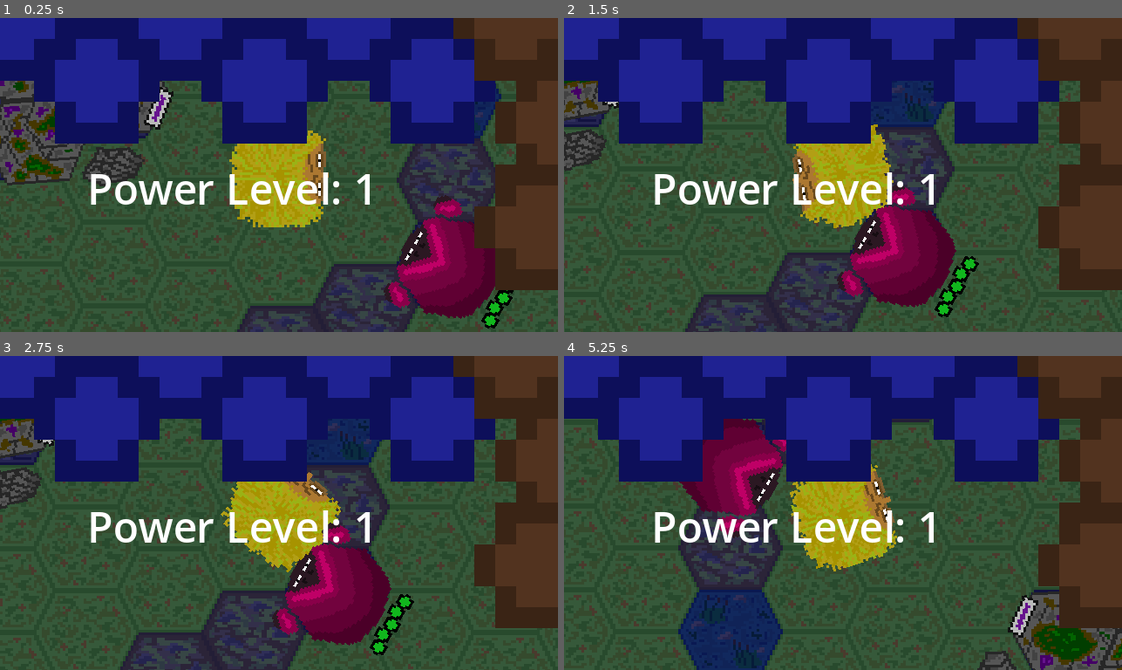
Above: before the commit, frames 1-4 (two rows, left to right).
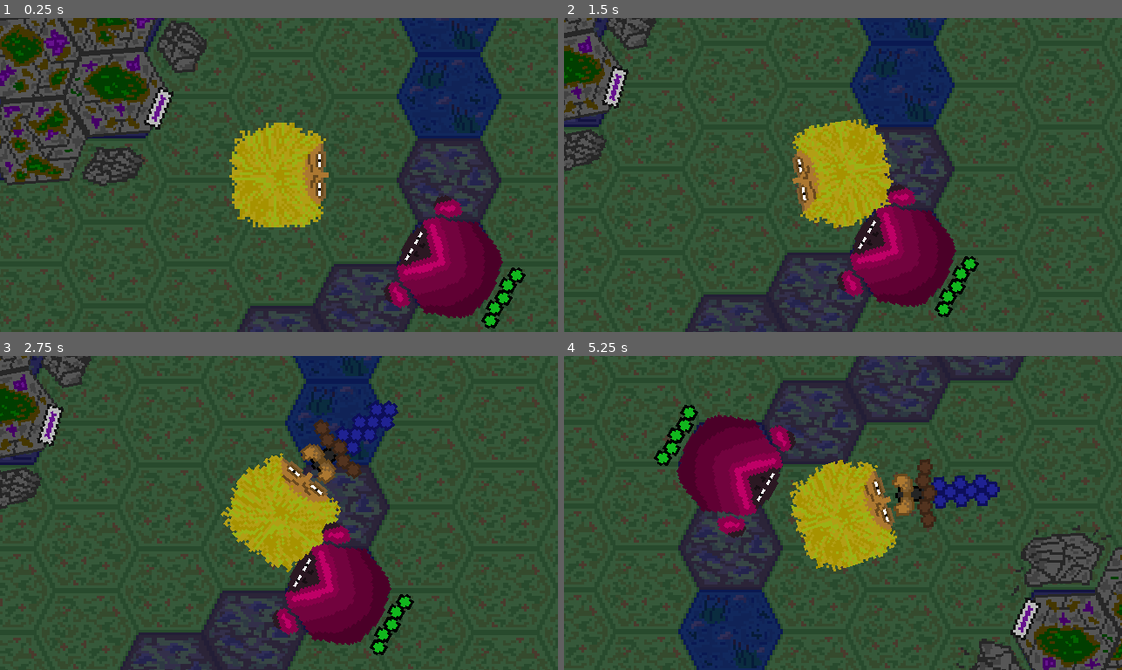
Above: after the commit, the same moments.

Repository: DaniMunteanu/Hexcalibur
Game: Godot game, scene res://Level.tscn
The game is run twice, just before and just after one commit, with the same random seed, the same clock (stepped at 60 frames per second) and the same inputs. The project has no main scene, so this scene is started directly.
Inputs (mouse positions are in pixels of both pictures, inside the frame that each line leads up to):
- Up to frame 1 (0.25 s): no input
- Up to frame 2 (1.5 s): tap Enter at 0.5 s; move the mouse to (965, 159) at 0.52 s; press the mouse at (965, 159) at 0.53 s; hold D (move_right) 0.53-1.28 s; move the mouse to (731, 190) at 1.27 s; release the mouse at (731, 190) at 1.28 s; hold S (move_down) from 1.28 s (still down); click (731, 190) at 1.35 s
- Up to frame 3 (2.75 s): tap Space at 2 s; move the mouse to (334, 443) at 2.02 s; release S (move_down) at 2.03 s; press the mouse at (334, 443) at 2.03 s; hold D (move_right) from 2.03 s (still down)
- Up to frame 4 (5.25 s): move the mouse to (815, 575) at 2.77 s; release D (move_right) at 2.78 s; release the mouse at (815, 575) at 2.78 s; hold W (move_up) 2.78-3.53 s; click (815, 575) at 2.85 s; move the mouse to (1010, 560) at 3.52 s; press the mouse at (1010, 560) at 3.53 s; hold A (move_left) 3.53-5.03 s; move the mouse to (675, 465) at 4.27 s; release the mouse at (675, 465) at 4.28 s; click (675, 465) at 4.35 s; tap Enter at 5 s; move the mouse to (870, 513) at 5.02 s; press the mouse at (870, 513) at 5.03 s; hold S (move_down) from 5.03 s (still down)

The runs differ from the first frame. In frame 1, 39% of the frame differs, in the area x 0-100%, y 0-87%; in frame 2, 39%; in frame 3, 40%; in frame 4, 43%, in the area x 0-100%, y 0-100%.

Commit message:
First combat phase complete

Diff:
--- a/Hexcalibur/Cultist.tscn
+++ b/Hexcalibur/Cultist.tscn
@@ -17,6 +17,43 @@
 
 [sub_resource type="CircleShape2D" id="CircleShape2D_c03la"]
 radius = 19.0263
+
+[sub_resource type="Animation" id="Animation_rr0hi"]
+resource_name = "Hit"
+step = 0.0
+tracks/0/type = "value"
+tracks/0/imported = false
+tracks/0/enabled = true
+tracks/0/path = NodePath("Cultist:self_modulate")
+tracks/0/interp = 1
+tracks/0/loop_wrap = true
+tracks/0/keys = {
+"times": PackedFloat32Array(0, 0.25, 0.5, 0.75, 1),
+"transitions": PackedFloat32Array(1, 1, 1, 1, 1),
+"update": 0,
+"values": [Color(1, 1, 1, 1), Color(1, 1, 1, 0), Color(1, 1, 1, 1), Color(1, 1, 1, 0), Color(1, 1, 1, 1)]
+}
+
+[sub_resource type="Animation" id="Animation_8ler5"]
+length = 0.001
+tracks/0/type = "value"
+tracks/0/imported = false
+tracks/0/enabled = true
+tracks/0/path = NodePath("Cultist:self_modulate")
+tracks/0/interp = 1
+tracks/0/loop_wrap = true
+tracks/0/keys = {
+"times": PackedFloat32Array(0),
+"transitions": PackedFloat32Array(1),
+"update": 0,
+"values": [Color(1, 1, 1, 1)]
+}
+
+[sub_resource type="AnimationLibrary" id="AnimationLibrary_7pyhg"]
+_data = {
+"Hit": SubResource("Animation_rr0hi"),
+"RESET": SubResource("Animation_8ler5")
+}
 
 [node name="Cultist" type="CharacterBody2D"]
 z_index = 1
@@ -59,4 +96,9 @@
 max_health = 25
 current_health = 25
 
+[node name="AnimationPlayer" type="AnimationPlayer" parent="."]
+libraries = {
+"": SubResource("AnimationLibrary_7pyhg")
+}
+
 [connection signal="received_damage" from="Hurtbox" to="Health" method="_on_hurtbox_received_damage"]
--- a/Hexcalibur/Level.tscn
+++ b/Hexcalibur/Level.tscn
@@ -107,3 +107,6 @@
 [node name="Cultist6" parent="Cultists" instance=ExtResource("4_n6ghc")]
 position = Vector2(176, 109)
 rotation = 5.23599
+
+[node name="RespawnPoint" type="Marker2D" parent="."]
+position = Vector2(560, 204)
--- a/Hexcalibur/Monster.tscn
+++ b/Hexcalibur/Monster.tscn
@@ -6,10 +6,11 @@
 [ext_resource type="PackedScene" uid="uid://dayw0x1d2hd3j" path="res://ElementsUI/MonsterHPBar.tscn" id="2_h3epq"]
 [ext_resource type="Script" path="res://Hurtbox.gd" id="4_aqyi8"]
 [ext_resource type="Script" path="res://Hitbox.gd" id="5_qs0qc"]
+[ext_resource type="Script" path="res://Health.gd" id="7_o0kqj"]
 
 [sub_resource type="Animation" id="Animation_k30rp"]
 resource_name = "MeleeAttack"
-length = 3.4
+length = 3.5
 step = 0.0
 tracks/0/type = "value"
 tracks/0/imported = false
@@ -102,14 +103,17 @@
 tracks/7/interp = 1
 tracks/7/loop_wrap = true
 tracks/7/keys = {
-"times": PackedFloat32Array(2.5, 3.4),
-"transitions": PackedFloat32Array(1, 1),
+"times": PackedFloat32Array(2.5, 3.4, 3.5),
+"transitions": PackedFloat32Array(1, 1, 1),
 "values": [{
 "args": [],
 "method": &"lock_in"
 }, {
 "args": [],
 "method": &"lock_out"
+}, {
+"args": [],
+"method": &"start_attack_timer"
 }]
 }
 tracks/8/type = "value"
@@ -283,6 +287,7 @@
 vframes = 5
 
 [node name="Monster" type="Sprite2D" parent="."]
+z_index = 3
 position = Vector2(12, 4)
 texture = ExtResource("1_16xur")
 hframes = 2
@@ -313,4 +318,20 @@
 
 [node name="CollisionPolygon2D" type="CollisionPolygon2D" parent="Hitbox"]
 
+[node name="Health" type="Node" parent="."]
+script = ExtResource("7_o0kqj")
+max_health = 100
+current_health = 100
+
+[node name="InvincibilityTimer" type="Timer" parent="."]
+one_shot = true
+
+[node name="AttackTimer" type="Timer" parent="."]
+wait_time = 3.0
+one_shot = true
+autostart = true
+
+[connection signal="received_damage" from="Hurtbox" to="Health" method="_on_hurtbox_received_damage"]
 [connection signal="area_entered" from="Hitbox" to="." method="_on_hitbox_area_entered"]
+[connection signal="timeout" from="InvincibilityTimer" to="." method="_on_invincibility_timer_timeout"]
+[connection signal="timeout" from="AttackTimer" to="." method="_on_attack_timer_timeout"]
--- a/Hexcalibur/Player.tscn
+++ b/Hexcalibur/Player.tscn
@@ -1,15 +1,53 @@
-[gd_scene load_steps=7 format=3 uid="uid://bmoiexwkuhvo7"]
+[gd_scene load_steps=11 format=3 uid="uid://bmoiexwkuhvo7"]
 
 [ext_resource type="Texture2D" uid="uid://88wa4w3vry1b" path="res://Sprites/Player.png" id="1_gw8v1"]
 [ext_resource type="Script" path="res://player.gd" id="1_lmckc"]
-[ext_resource type="PackedScene" uid="uid://bug32rfvpl1fr" path="res://ElementsUI/SwordDisplay.tscn" id="2_vxgdk"]
 [ext_resource type="Script" path="res://Hurtbox.gd" id="4_drnyh"]
+[ext_resource type="PackedScene" uid="uid://ba85ukyoa55vl" path="res://Sword.tscn" id="5_xob20"]
+[ext_resource type="Script" path="res://Health.gd" id="6_w1mfg"]
 
 [sub_resource type="CircleShape2D" id="CircleShape2D_6nhuu"]
 radius = 19.0
 
 [sub_resource type="CircleShape2D" id="CircleShape2D_5pdf3"]
 radius = 19.0263
+
+[sub_resource type="Animation" id="Animation_o4apu"]
+resource_name = "Hit"
+step = 0.0
+tracks/0/type = "value"
+tracks/0/imported = false
+tracks/0/enabled = true
+tracks/0/path = NodePath(".:modulate")
+tracks/0/interp = 1
+tracks/0/loop_wrap = true
+tracks/0/keys = {
+"times": PackedFloat32Array(0, 0.25, 0.5, 0.75, 1),
+"transitions": PackedFloat32Array(1, 1, 1, 1, 1),
+"update": 0,
+"values": [Color(1, 1, 1, 1), Color(1, 1, 1, 0), Color(1, 1, 1, 1), Color(1, 1, 1, 0), Color(1, 1, 1, 1)]
+}
+
+[sub_resource type="Animation" id="Animation_1b27h"]
+length = 0.001
+tracks/0/type = "value"
+tracks/0/imported = false
+tracks/0/enabled = true
+tracks/0/path = NodePath(".:modulate")
+tracks/0/interp = 1
+tracks/0/loop_wrap = true
+tracks/0/keys = {
+"times": PackedFloat32Array(0),
+"transitions": PackedFloat32Array(1),
+"update": 0,
+"values": [Color(1, 1, 1, 1)]
+}
+
+[sub_resource type="AnimationLibrary" id="AnimationLibrary_7tx0b"]
+_data = {
+"Hit": SubResource("Animation_o4apu"),
+"RESET": SubResource("Animation_1b27h")
+}
 
 [node name="Player" type="CharacterBody2D"]
 z_index = 1
@@ -27,8 +65,6 @@
 
 [node name="CanvasLayer" type="CanvasLayer" parent="Camera2D"]
 
-[node name="SwordDisplay" parent="Camera2D/CanvasLayer" instance=ExtResource("2_vxgdk")]
-
 [node name="CollisionShape2D" type="CollisionShape2D" parent="."]
 visible = false
 shape = SubResource("CircleShape2D_6nhuu")
@@ -41,3 +77,23 @@
 
 [node name="CollisionShape2D" type="CollisionShape2D" parent="Hurtbox"]
 shape = SubResource("CircleShape2D_5pdf3")
+
+[node name="Sword" parent="." instance=ExtResource("5_xob20")]
+position = Vector2(25, 0)
+
+[node name="Health" type="Node" parent="."]
+script = ExtResource("6_w1mfg")
+max_health = 1
+current_health = 1
+
+[node name="AnimationPlayer" type="AnimationPlayer" parent="."]
+libraries = {
+"": SubResource("AnimationLibrary_7tx0b")
+}
+
+[node name="InvincibilityTimer" type="Timer" parent="."]
+one_shot = true
+
+[connection signal="received_damage" from="Hurtbox" to="Health" method="_on_hurtbox_received_damage"]
+[connection signal="health_depleted" from="Health" to="." method="_on_health_health_depleted"]
+[connection signal="timeout" from="InvincibilityTimer" to="." method="_on_invincibility_timer_timeout"]
--- a/Hexcalibur/Sword.tscn
+++ b/Hexcalibur/Sword.tscn
@@ -1,6 +1,7 @@
-[gd_scene load_steps=12 format=3 uid="uid://ba85ukyoa55vl"]
+[gd_scene load_steps=13 format=3 uid="uid://ba85ukyoa55vl"]
 
 [ext_resource type="Texture2D" uid="uid://dof0cjc0m1c7w" path="res://Sprites/Sword.png" id="1_g4dm0"]
+[ext_resource type="Script" path="res://sword.gd" id="1_hu1dt"]
 [ext_resource type="Script" path="res://Hitbox.gd" id="2_qghwj"]
 
 [sub_resource type="CapsuleShape2D" id="CapsuleShape2D_tj33o"]
@@ -9,7 +10,7 @@
 
 [sub_resource type="Animation" id="Animation_gdnrr"]
 resource_name = "Attack1"
-length = 0.5
+length = 0.25
 loop_mode = 2
 step = 0.0
 tracks/0/type = "value"
@@ -31,10 +32,10 @@
 tracks/1/interp = 1
 tracks/1/loop_wrap = true
 tracks/1/keys = {
-"times": PackedFloat32Array(0, 0.5),
-"transitions": PackedFloat32Array(1, 1),
-"update": 0,
-"values": [-1.0472, 1.0472]
+"times": PackedFloat32Array(0, 0.25),
+"transitions": PackedFloat32Array(1, 1),
+"update": 0,
+"values": [1.0472, 2.0944]
 }
 tracks/2/type = "value"
 tracks/2/imported = false
@@ -109,7 +110,7 @@
 "times": PackedFloat32Array(0, 0.001),
 "transitions": PackedFloat32Array(1, 1),
 "update": 0,
-"values": [-1.0472, 0.0]
+"values": [1.5708, 0.0]
 }
 tracks/3/type = "value"
 tracks/3/imported = false
@@ -138,7 +139,7 @@
 
 [sub_resource type="Animation" id="Animation_6hlf2"]
 resource_name = "Attack2"
-length = 0.5
+length = 0.25
 loop_mode = 2
 step = 0.0
 tracks/0/type = "value"
@@ -160,10 +161,10 @@
 tracks/1/interp = 1
 tracks/1/loop_wrap = true
 tracks/1/keys = {
-"times": PackedFloat32Array(0, 0.5),
-"transitions": PackedFloat32Array(1, 1),
-"update": 0,
-"values": [-1.0472, 1.0472]
+"times": PackedFloat32Array(0, 0.25),
+"transitions": PackedFloat32Array(1, 1),
+"update": 0,
+"values": [1.0472, 2.0944]
 }
 tracks/2/type = "value"
 tracks/2/imported = false
@@ -204,7 +205,7 @@
 
 [sub_resource type="Animation" id="Animation_xj03l"]
 resource_name = "Attack3"
-length = 0.5
+length = 0.25
 loop_mode = 2
 step = 0.0
 tracks/0/type = "value"
@@ -226,10 +227,10 @@
 tracks/1/interp = 1
 tracks/1/loop_wrap = true
 tracks/1/keys = {
-"times": PackedFloat32Array(0, 0.5),
-"transitions": PackedFloat32Array(1, 1),
-"update": 0,
-"values": [-1.0472, 1.0472]
+"times": PackedFloat32Array(0, 0.25),
+"transitions": PackedFloat32Array(1, 1),
+"update": 0,
+"values": [1.0472, 2.0944]
 }
 tracks/2/type = "value"
 tracks/2/imported = false
@@ -270,7 +271,7 @@
 
 [sub_resource type="Animation" id="Animation_lkhit"]
 resource_name = "Attack4"
-length = 0.5
+length = 0.25
 loop_mode = 2
 step = 0.0
 tracks/0/type = "value"
@@ -292,10 +293,10 @@
 tracks/1/interp = 1
 tracks/1/loop_wrap = true
 tracks/1/keys = {
-"times": PackedFloat32Array(0, 0.5),
-"transitions": PackedFloat32Array(1, 1),
-"update": 0,
-"values": [-1.0472, 1.0472]
+"times": PackedFloat32Array(0, 0.25),
+"transitions": PackedFloat32Array(1, 1),
+"update": 0,
+"values": [1.0472, 2.0944]
 }
 tracks/2/type = "value"
 tracks/2/imported = false
@@ -336,7 +337,7 @@
 
 [sub_resource type="Animation" id="Animation_g654n"]
 resource_name = "Attack5"
-length = 0.5
+length = 0.25
 loop_mode = 2
 step = 0.0
 tracks/0/type = "value"
@@ -358,10 +359,10 @@
 tracks/1/interp = 1
 tracks/1/loop_wrap = true
 tracks/1/keys = {
-"times": PackedFloat32Array(0, 0.5),
-"transitions": PackedFloat32Array(1, 1),
-"update": 0,
-"values": [-1.0472, 1.0472]
+"times": PackedFloat32Array(0, 0.25),
+"transitions": PackedFloat32Array(1, 1),
+"update": 0,
+"values": [1.0472, 2.0944]
 }
 tracks/2/type = "value"
 tracks/2/imported = false
@@ -402,7 +403,7 @@
 
 [sub_resource type="Animation" id="Animation_1aqtm"]
 resource_name = "Attack6"
-length = 0.5
+length = 0.25
 loop_mode = 2
 step = 0.0
 tracks/0/type = "value"
@@ -424,10 +425,10 @@
 tracks/1/interp = 1
 tracks/1/loop_wrap = true
 tracks/1/keys = {
-"times": PackedFloat32Array(0, 0.5),
-"transitions": PackedFloat32Array(1, 1),
-"update": 0,
-"values": [-1.0472, 1.0472]
+"times": PackedFloat32Array(0, 0.25),
+"transitions": PackedFloat32Array(1, 1),
+"update": 0,
+"values": [1.0472, 2.0944]
 }
 tracks/2/type = "value"
 tracks/2/imported = false
@@ -479,7 +480,8 @@
 
 [node name="Sword" type="Node2D"]
 visible = false
-rotation = -1.0472
+rotation = 1.5708
+script = ExtResource("1_hu1dt")
 
 [node name="Sword" type="Sprite2D" parent="."]
 texture = ExtResource("1_g4dm0")
@@ -499,3 +501,5 @@
 
 [node name="CollisionShape2D" type="CollisionShape2D" parent="Hitbox"]
 position = Vector2(0, -23)
+
+[connection signal="area_entered" from="Hitbox" to="." method="_on_hitbox_area_entered"]
--- a/Hexcalibur/cultist.gd
+++ b/Hexcalibur/cultist.gd
@@ -2,6 +2,7 @@
 
 @onready var health: Health = $Health
 @onready var cultist_hp_bar: TextureProgressBar = $CultistHPBar
+@onready var animation_player: AnimationPlayer = $AnimationPlayer
 
 func init_health_bar():
 	cultist_hp_bar.max_value = health.max_health
@@ -9,6 +10,7 @@
 
 func _update_health_bar(diff: int):
 	cultist_hp_bar.value = health.current_health
+	animation_player.play("Hit")
 
 func _ready() -> void:
 	init_health_bar()
--- a/Hexcalibur/monster.gd
+++ b/Hexcalibur/monster.gd
@@ -1,9 +1,12 @@
 extends CharacterBody2D
 
 @onready var player = get_parent().get_node("Player")
-
 @onready var animation_player: AnimationPlayer = $AnimationPlayer
-@onready var hitbox: Hitbox = $Hitbox
+@onready var hurtbox: Hurtbox = $Hurtbox
+@onready var health: Health = $Health
+@onready var monster_hp_bar: TextureProgressBar = $MonsterHPBar
+@onready var invincibility_timer: Timer = $InvincibilityTimer
+@onready var attack_timer: Timer = $AttackTimer
 
 var locked_in : bool = false
 
@@ -20,12 +23,37 @@
 func melee_attack():
 	animation_player.play("MeleeAttack")
 
+func init_health_bar():
+	monster_hp_bar.max_value = health.max_health
+	monster_hp_bar.value = health.current_health
+
+	monster_hp_bar.get_node("MonsterHPBarSecondary").max_value = health.max_health
+	monster_hp_bar.get_node("MonsterHPBarSecondary").value = health.current_health
+
+func _update_health_bar(diff: int):
+	hurtbox.set_collision_layer_value(3,false)
+	invincibility_timer.start()
+
+	monster_hp_bar.value = health.current_health
+
+	await get_tree().create_timer(0.5).timeout
+	monster_hp_bar.get_node("MonsterHPBarSecondary").value = health.current_health
+
+func start_attack_timer():
+	attack_timer.start()
+
 func _ready() -> void:
-	await get_tree().create_timer(5).timeout
-	melee_attack()
+	init_health_bar()
+	health.health_changed.connect(_update_health_bar)
 
 func _physics_process(delta: float) -> void:
 	follow_player()
 
 func _on_hitbox_area_entered(hurtbox: Hurtbox) -> void:
 	hurtbox.take_damage(5)
+
+func _on_invincibility_timer_timeout() -> void:
+	hurtbox.set_collision_layer_value(3,true)
+
+func _on_attack_timer_timeout() -> void:
+	melee_attack()
--- a/Hexcalibur/player.gd
+++ b/Hexcalibur/player.gd
@@ -1,4 +1,11 @@
 extends CharacterBody2D
+
+@onready var sword: Node2D = $Sword
+@onready var respawn_point = get_parent().get_node("RespawnPoint")
+@onready var animation_player: AnimationPlayer = $AnimationPlayer
+@onready var health: Health = $Health
+@onready var hurtbox: Hurtbox = $Hurtbox
+@onready var invincibility_timer: Timer = $InvincibilityTimer
 
 const SPEED = 200.0
 
@@ -13,7 +20,31 @@
 func update_orientation():
 	look_at(get_global_mouse_position())
 
+func _input(event: InputEvent) -> void:
+	if event.is_action_pressed("attack") && is_alive:
+		sword.attack()
+	if event.is_action_released("attack"):
+		sword.stop_attacking()
+
+func respawn():
+	global_position = respawn_point.global_position
+	health.current_health = 1
+	is_alive = true
+	animation_player.play("Hit")
+
 func _physics_process(delta: float) -> void:
 	if is_alive:
 		update_movement()
 		update_orientation()
+
+func _on_health_health_depleted() -> void:
+	hurtbox.set_collision_layer_value(3,false)
+	invincibility_timer.start()
+
+	is_alive = false
+	sword.stop_attacking()
+	sword.upgrade()
+	respawn()
+
+func _on_invincibility_timer_timeout() -> void:
+	hurtbox.set_collision_layer_value(3,true)
--- /dev/null
+++ b/Hexcalibur/sword.gd
@@ -0,0 +1,18 @@
+extends Node2D
+
+@onready var animation_player: AnimationPlayer = $AnimationPlayer
+
+var power_level : int = 1
+
+func upgrade():
+	if power_level < 6:
+		power_level += 1
+
+func _on_hitbox_area_entered(hurtbox: Hurtbox) -> void:
+	hurtbox.take_damage(power_level)
+
+func attack():
+	animation_player.play("Attack" + str(power_level))
+
+func stop_attacking():
+	animation_player.play("RESET")
Not shown: 1 places in Hexcalibur/Cultist.tscn that only renumber resources
Not shown: 1 places in Hexcalibur/Monster.tscn that only renumber resources
